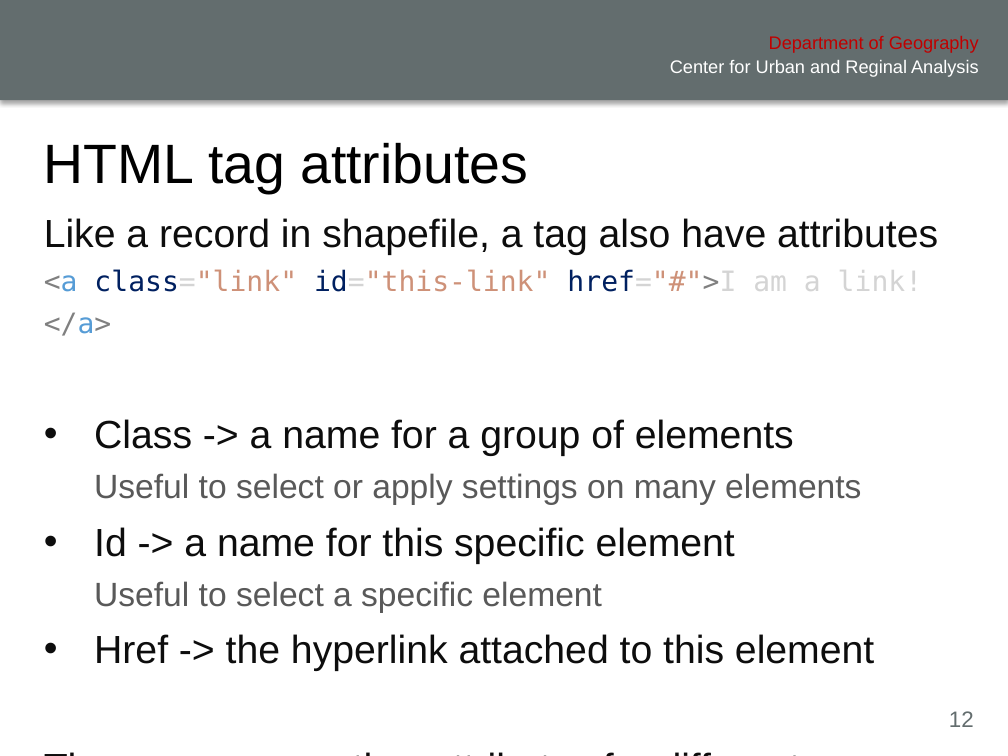
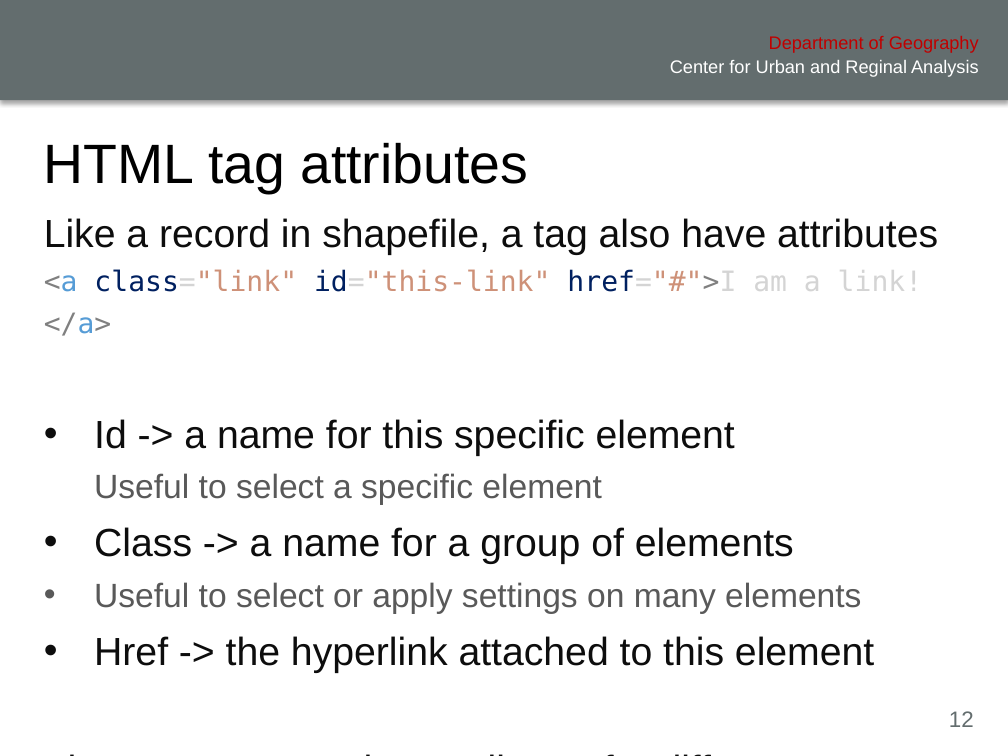
Before and after one commit to xiaohuiliugis/UCGIS-Fullstack-Geovisualization-Workshop, a slide deck: slide 12 of doc/presentation.pptx. Drawn at 1008x756 pixels with LibreOffice and Linux fonts; fonts in the diff are those of the drawing; background and template pictures are left out. Boxes give left, top, right and bottom in pixels: in the first picture for what was removed or moved away, otherwise in the second. Text is boxed around its words. In the diff, an @@ line names an element or a change of style, - is before the commit and + after.

```diff
--- a/doc/presentation.pptx
+++ b/doc/presentation.pptx
@@ text at box(94, 419, 735, 505): paragraphs added @@
+• Id -> a name for this specific element
+  Useful to select a specific element
@@ text at box(94, 527, 735, 613): paragraphs removed @@
-• Id -> a name for this specific element
-  Useful to select a specific element
@@ text at box(94, 582, 861, 614): bullet none to •; list level 2 to 1 in "Useful to select or apply ..."; line spacing 1 to 1.25 @@
```
Also in this commit, not shown: 12 other slides changed, 1 other file.
